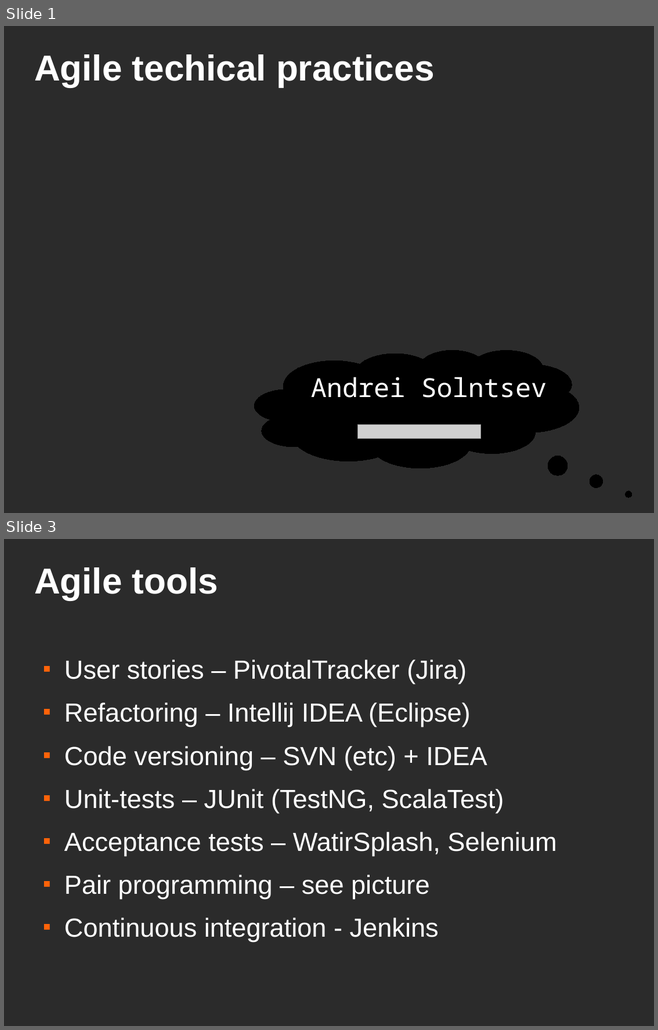
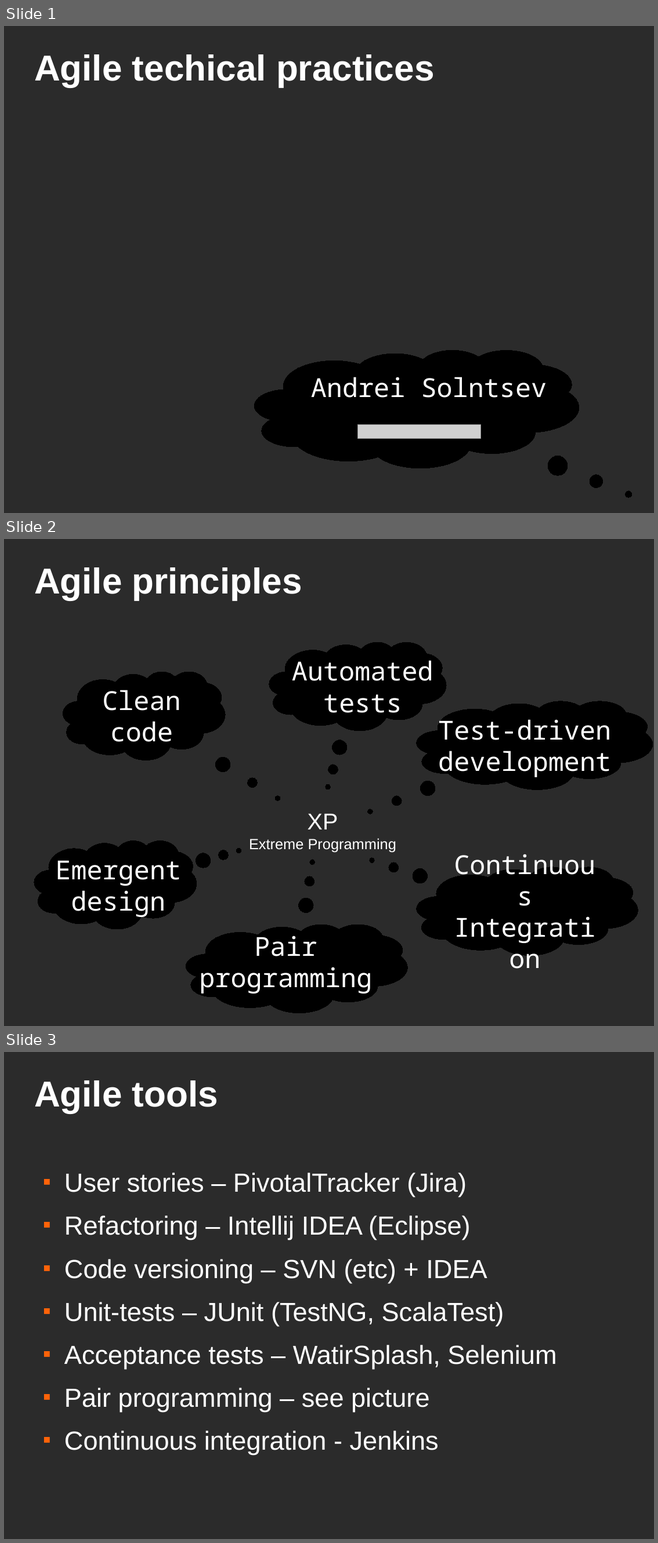
Before and after one commit to asolntsev/presentations, a slide deck: agile-technical-practices/agile-techical-practices.agile-ee.odp. Shown one above the other, each under a label of ours: slides 1 and 3 before the commit, slides 1, 2 and 3 after it; the slides between them are not shown. The pictures are 658x1030 and 658x1543 pixels, drawn with LibreOffice and Linux fonts; fonts in the diff are those of the drawing; grey boxes stand for pictures; background and template pictures are left out; a plain dark background stands for a picture behind light text. Boxes give left, top, right and bottom in pixels: in the first picture for what was removed or moved away, otherwise in the second. Text is boxed around its words. In the diff, an @@ line names an element or a change of style, - is before the commit and + after.

Commit message:
Added slide 'agile principles'

```diff
--- a/agile-technical-practices/agile-techical-practices.agile-ee.odp
+++ b/agile-technical-practices/agile-techical-practices.agile-ee.odp
@@ slide 2 added at (4, 539, 654, 1026), background picture (left out) @@
@@ title added at (34, 567, 302, 600), 44 pt, text #FFFFFF, bold @@
+Agile principles
@@ thought cloud added at (269, 642, 446, 730), fill #000000, outline #000000 0 pt @@
@@ text added at (292, 660, 433, 719), 32 pt, text #FFFFFF @@
+Automated tests
@@ thought cloud added at (63, 672, 225, 760), fill #000000, outline #000000 0 pt @@
@@ text added at (102, 690, 180, 749), 32 pt, text #FFFFFF @@
+Clean code
@@ thought cloud added at (416, 701, 652, 790), fill #000000, outline #000000 0 pt @@
@@ text added at (438, 715, 611, 778), 32 pt, text #FFFFFF @@
+Test-driven
+development
@@ text added at (249, 814, 396, 852), 18 pt, text #FFFFFF @@
+XP
+Extreme Programming
@@ thought cloud added at (34, 841, 196, 929), fill #000000, outline #000000 0 pt @@
@@ text added at (56, 860, 181, 918), 32 pt, text #FFFFFF @@
+Emergent design
@@ thought cloud added at (416, 867, 638, 955), fill #000000, outline #000000 0 pt @@
@@ text added at (441, 881, 608, 940), 32 pt, text #FFFFFF @@
+Continuous
+Integration
@@ thought cloud added at (186, 925, 408, 1013), fill #000000, outline #000000 0 pt @@
@@ text added at (199, 932, 372, 994), 32 pt, text #FFFFFF @@
+Pair programming
```
Also in this commit, not shown: 1 slide removed, 2 other files.
